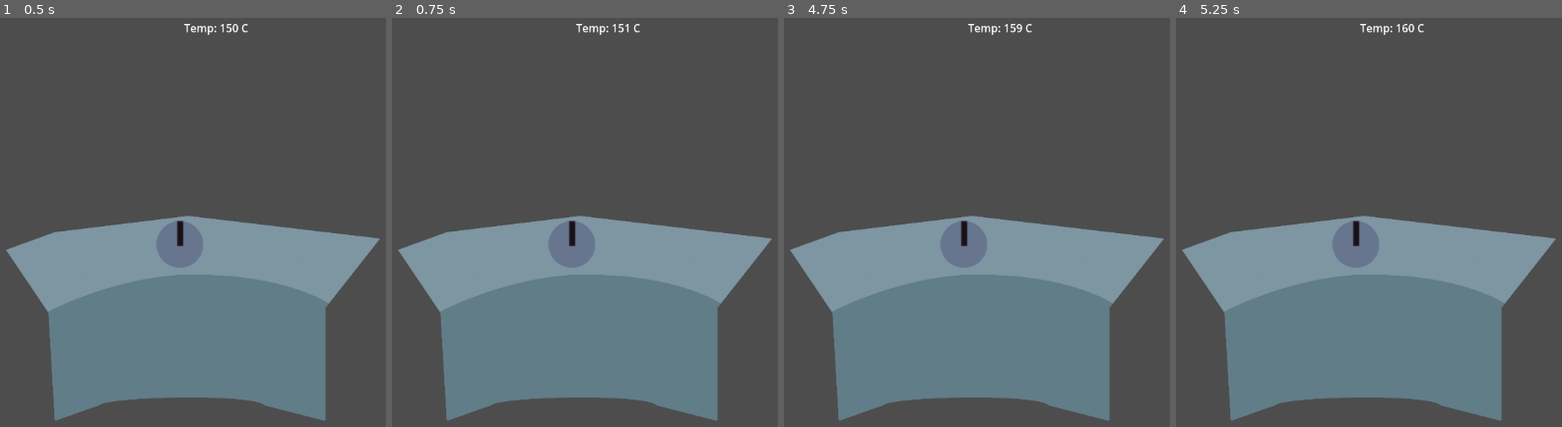
Above: before the commit, frames 1-4 (left to right).
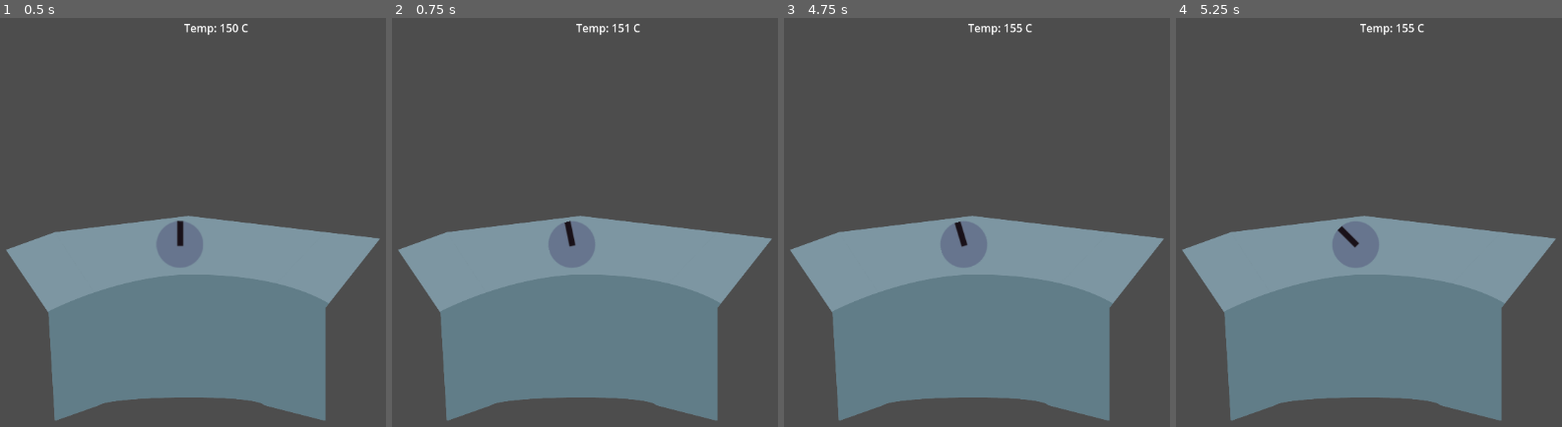
Above: after the commit, the same moments.

Repository: LuckyDog-Studios/ReactorControl
Game: Godot game, scene res://scenes/game.tscn
Two runs of this game, one before a commit and one after it. Both use one fixed random seed, a clock stepped at 60 frames per second and the inputs below.
Inputs (mouse positions are in pixels of both pictures, inside the frame that each line leads up to):
- Up to frame 1 (0.5 s): no input
- Up to frame 2 (0.75 s): tap Enter at 0.5 s; drag from (573, 242) to (693, 136) at 0.52 s
- Up to frame 3 (4.75 s): tap Space at 1.25, 2.75, 4.25 s; drag from (849, 255) to (969, 320) at 1.27 s; tap Enter at 2, 3.5 s; move the mouse to (1085, 136) at 2.02 s; press the mouse at (1085, 136) at 2.03 s; release the mouse at (1085, 136) at 2.75 s; drag from (969, 320) to (outside the picture) at 2.77 s; move the mouse to (outside the picture) at 3.52 s; press the mouse at (outside the picture) at 3.53 s; release the mouse at (outside the picture) at 4.25 s; drag from (outside the picture) to (965, 242) at 4.27 s
- Up to frame 4 (5.25 s): move the mouse to (1438, 230) at 5.02 s; press the mouse at (1438, 230) at 5.03 s

Frame 1 is identical in both runs. In frame 2, less than 0.1% of the frame differs, in the area x 44-48%, y 49-56%; in frame 3, 0.1%; in frame 4, 0.2%, in the area x 41-62%, y 1-57%.

Commit message:
improved dial code

Diff:
--- /dev/null
+++ b/scenes/DialTurning.gd
@@ -0,0 +1,22 @@
+extends State
+
+var sprite: Sprite2D
+var area2d: Area2D
+var turn_speed = 200
+
+func Enter():
+	sprite = get_tree().get_first_node_in_group("Dial Sprite")
+	area2d = get_tree().get_first_node_in_group("Dial Area2d")
+
+func Update(delta: float):
+	var current_rotation = sprite.rotation_degrees
+	if sprite.get_local_mouse_position().x > 0:
+		current_rotation = move_toward(current_rotation, 90, delta*turn_speed)
+	else:
+		current_rotation = move_toward(current_rotation, -90, delta*turn_speed)
+
+
+	sprite.rotation_degrees = current_rotation
+
+func _on_area_2d_mouse_exited() -> void:
+	Transitioned.emit(self, "Standby")
--- a/scenes/dial.tscn
+++ b/scenes/dial.tscn
@@ -1,85 +1,37 @@
-[gd_scene load_steps=9 format=3 uid="uid://blxoaaoq5ojah"]
+[gd_scene load_steps=7 format=3 uid="uid://blxoaaoq5ojah"]
 
-[ext_resource type="Script" path="res://scripts/dial.gd" id="1_cx8at"]
 [ext_resource type="Texture2D" uid="uid://dxiupq0u4we7p" path="res://assets/sprites/Dial temp.png" id="1_nqp4q"]
+[ext_resource type="Script" path="res://scripts/State Machine.gd" id="3_qe3na"]
+[ext_resource type="Script" path="res://scripts/DialStandby.gd" id="4_a2s7b"]
+[ext_resource type="Script" path="res://scenes/DialTurning.gd" id="5_ctse4"]
 
-[sub_resource type="Animation" id="Animation_614od"]
-resource_name = "turned_left"
-length = 0.25
-tracks/0/type = "value"
-tracks/0/imported = false
-tracks/0/enabled = true
-tracks/0/path = NodePath("Sprite:rotation")
-tracks/0/interp = 1
-tracks/0/loop_wrap = true
-tracks/0/keys = {
-"times": PackedFloat32Array(0, 0.25),
-"transitions": PackedFloat32Array(1, 1),
-"update": 0,
-"values": [0.0, -1.5708]
-}
-
-[sub_resource type="Animation" id="Animation_xtey3"]
-resource_name = "idle"
-length = 0.001
-
-[sub_resource type="Animation" id="Animation_ydyhh"]
-length = 0.001
-tracks/0/type = "value"
-tracks/0/imported = false
-tracks/0/enabled = true
-tracks/0/path = NodePath("Sprite:rotation")
-tracks/0/interp = 1
-tracks/0/loop_wrap = true
-tracks/0/keys = {
-"times": PackedFloat32Array(0),
-"transitions": PackedFloat32Array(1),
-"update": 0,
-"values": [0.0]
-}
-
-[sub_resource type="Animation" id="Animation_ack8b"]
-resource_name = "turned_right"
-length = 0.25
-tracks/0/type = "value"
-tracks/0/imported = false
-tracks/0/enabled = true
-tracks/0/path = NodePath("Sprite:rotation")
-tracks/0/interp = 1
-tracks/0/loop_wrap = true
-tracks/0/keys = {
-"times": PackedFloat32Array(0, 0.25),
-"transitions": PackedFloat32Array(1, 1),
-"update": 0,
-"values": [0.0, 1.5708]
-}
-
-[sub_resource type="AnimationLibrary" id="AnimationLibrary_0s545"]
-_data = {
-"RESET": SubResource("Animation_ydyhh"),
-"idle": SubResource("Animation_xtey3"),
-"turned_left": SubResource("Animation_614od"),
-"turned_right": SubResource("Animation_ack8b")
-}
+[sub_resource type="GDScript" id="GDScript_wrp2p"]
+script/source = "extends Node2D
+"
 
 [sub_resource type="CircleShape2D" id="CircleShape2D_rwpkk"]
 radius = 36.0139
 
 [node name="Dial" type="Node2D"]
-script = ExtResource("1_cx8at")
+script = SubResource("GDScript_wrp2p")
 
-[node name="Sprite" type="Sprite2D" parent="."]
+[node name="Sprite" type="Sprite2D" parent="." groups=["Dial Sprite"]]
 texture = ExtResource("1_nqp4q")
 
-[node name="AnimationPlayer" type="AnimationPlayer" parent="."]
-libraries = {
-"": SubResource("AnimationLibrary_0s545")
-}
-
-[node name="Area2D" type="Area2D" parent="."]
+[node name="Area2D" type="Area2D" parent="." groups=["Dial Area2d"]]
 
 [node name="CollisionShape2D" type="CollisionShape2D" parent="Area2D"]
 shape = SubResource("CircleShape2D_rwpkk")
 
-[connection signal="input_event" from="Area2D" to="." method="_on_area_2d_input_event"]
-[connection signal="mouse_exited" from="Area2D" to="." method="_on_area_2d_mouse_exited"]
+[node name="State Machine" type="Node" parent="." node_paths=PackedStringArray("initial_state")]
+script = ExtResource("3_qe3na")
+initial_state = NodePath("Standby")
+
+[node name="Standby" type="Node" parent="State Machine"]
+script = ExtResource("4_a2s7b")
+
+[node name="Turning" type="Node" parent="State Machine"]
+script = ExtResource("5_ctse4")
+
+[connection signal="mouse_entered" from="Area2D" to="State Machine/Standby" method="_on_area_2d_mouse_entered"]
+[connection signal="mouse_exited" from="Area2D" to="State Machine/Turning" method="_on_area_2d_mouse_exited"]
--- a/scenes/temperature_system.tscn
+++ b/scenes/temperature_system.tscn
@@ -24,6 +24,5 @@
 
 [node name="Timer" type="Timer" parent="."]
 wait_time = 0.5
-autostart = true
 
 [connection signal="timeout" from="Timer" to="." method="_on_timer_timeout"]
--- /dev/null
+++ b/scripts/DialStandby.gd
@@ -0,0 +1,21 @@
+extends State
+class_name DialStandby
+
+var sprite: Sprite2D
+var area2d: Area2D
+var turn_speed = 100
+
+func Enter():
+	sprite = get_tree().get_first_node_in_group("Dial Sprite")
+	area2d = get_tree().get_first_node_in_group("Dial Area2d")
+
+func Update(delta: float):
+	var current_rotation = sprite.rotation_degrees
+	if current_rotation != 0:
+		current_rotation = move_toward(current_rotation, 0, delta* turn_speed)
+
+	sprite.rotation_degrees = current_rotation
+
+
+func _on_area_2d_mouse_entered() -> void:
+	Transitioned.emit(self, "Turning")
--- /dev/null
+++ b/scripts/State Machine.gd
@@ -0,0 +1,35 @@
+extends Node
+
+@export var initial_state: State
+
+var current_state: State
+var states: Dictionary = {}
+
+func _ready() -> void:
+	for child in get_children():
+		if child is State:
+			states[child.name.to_lower()] = child
+			child.Transitioned.connect(on_child_transitioned)
+
+	if initial_state:
+		initial_state.Enter()
+		current_state = initial_state
+
+func _process(delta: float) -> void:
+	if current_state:
+		current_state.Update(delta)
+
+func on_child_transitioned(state, new_state_name):
+	if state != current_state:
+		return
+
+	var new_state = states.get(new_state_name.to_lower())
+	if not new_state:
+		return
+
+	if current_state:
+		current_state.Exit()
+
+	new_state.Enter()
+
+	current_state = new_state
--- /dev/null
+++ b/scripts/State.gd
@@ -0,0 +1,13 @@
+extends Node
+class_name State
+
+signal Transitioned
+
+func Enter():
+	pass
+
+func Exit():
+	pass
+
+func Update(_delta: float):
+	pass
--- a/scripts/dial.gd
+++ /dev/null
@@ -1,33 +0,0 @@
-extends Node2D
-
-var isDragging: bool = false;
-@onready var animation_player: AnimationPlayer = $AnimationPlayer
-
-var last_animation = "idle"
-
-func _process(delta: float) -> void:
-	if last_animation == "turned_right" and not isDragging:
-		animation_player.play("turned_right", -1, -1.0, true)
-		await animation_player.animation_finished
-		last_animation = "idle"
-	elif last_animation == "turned_left" and not isDragging:
-		animation_player.play("turned_left", -1, -1.0, true)
-		await animation_player.animation_finished
-		last_animation = "idle"
-
-
-func _on_area_2d_input_event(viewport: Node, event: InputEvent, shape_idx: int) -> void:
-	if event.is_action("INTERACT"):
-		isDragging = event.is_action_pressed("INTERACT")
-
-	if isDragging:
-		if get_local_mouse_position().x > 0 and last_animation != "turned_right":
-			animation_player.play("turned_right")
-			last_animation = "turned_right"
-		elif get_local_mouse_position().x <= 0 and last_animation != "turned_left":
-			animation_player.play("turned_left")
-			last_animation = "turned_left"
-
-
-func _on_area_2d_mouse_exited() -> void:
-	isDragging = false
--- a/scripts/temperature_system.gd
+++ b/scripts/temperature_system.gd
@@ -1,23 +1,31 @@
 extends Control
 
 @onready var label: Label = $Label
+@onready var dial_sprite: Sprite2D = $"../Dial/Sprite"
+@onready var timer: Timer = $Timer
 
-var current_temp: float = 150.0
+@export var starting_temp: int = 150
+var current_temp: int
+
+var starting_wait_time = 0.5
 
 func _ready() -> void:
-	label.text = "Temp: " + str(current_temp) + " C"
+	label.text = "Temp: " + str(starting_temp) + " C"
+	current_temp = starting_temp
+	timer.start()
 
 
 func _on_timer_timeout() -> void:
-	print(current_temp)
-	var dial = get_node("/root/Game/Dial")
-
-	current_temp = float(label.text.substr(5, 4))
-	if dial.last_animation == "idle":
+	var current_temp = label.text.to_int()
+	if dial_sprite.rotation_degrees < -0.01:  #dial is pointing left
+		current_temp = move_toward(current_temp, 30, 1)
+		timer.wait_time = starting_wait_time
+	elif dial_sprite.rotation_degrees > 0.01:  #dial is pointing right
 		current_temp = move_toward(current_temp, 200, 1)
-	elif dial.last_animation == "turned_left":
-		current_temp = move_toward(current_temp, 30.0, 1)
-	elif dial.last_animation == "turned_right":
-		current_temp = move_toward(current_temp, 200.0, 2)
+		timer.wait_time = starting_wait_time
+	else: #dial is on standby
+		current_temp = move_toward(current_temp, 200, 1)
+		timer.wait_time = starting_wait_time * 2  #make it tick twice as slow
 
 	label.text = "Temp: " + str(current_temp) + " C"
+	timer.start()
